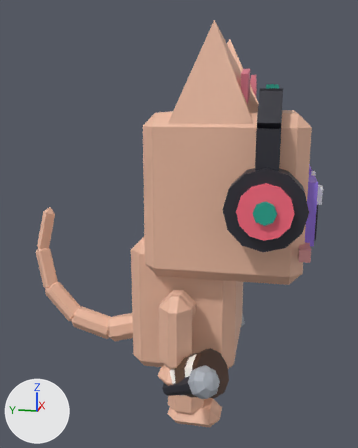
The FBX model assets/cat-cafe/exports/CatCafe_Cat_Sphynx_Work.fbx, before and after one commit.
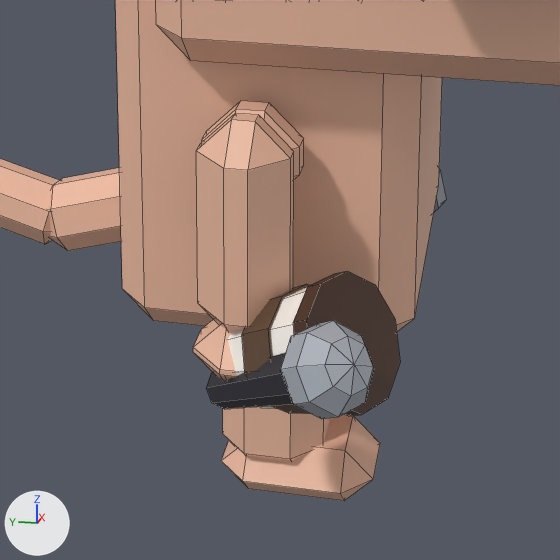
Each version appears first whole from a camera (50 mm lens) standing at (-0.02534, -0.0049, 0.01693) and looking at (0.00088, 0.00035, 0.01038), and next in a close-up on the part from 25% to 79% of the width and 57% to 100% of the height. The lights are fixed; the arrows at lower left show +X, +Y and +Z. The first two pictures are the older version. The close-ups show mesh edges as thin lines. Where no turn or scale is listed for an object, it has been applied to the vertices.

Before the edit, the objects in view are built like this:
```python
me_catcafe_cat_sphynx_work_body = bpy.data.meshes.new('CatCafe_Cat_Sphynx_Work_Body')
me_catcafe_cat_sphynx_work_body.from_pydata(...)  # 72 vertices, 78 faces; spans x -0.00465..0.00466, y -0.00318..0.00204, z 0.00361..0.01045
me_catcafe_cat_sphynx_work_body.materials.append(mat_catcafe_palette)
me_catcafe_cat_sphynx_work_held_entertainer = bpy.data.meshes.new('CatCafe_Cat_Sphynx_Work_Held_Entertainer')
me_catcafe_cat_sphynx_work_held_entertainer.from_pydata(...)  # 50 vertices, 50 faces; spans x -0.00262..0.00013, y -0.00222..0.00068, z -0.001..0.00158
me_catcafe_cat_sphynx_work_held_entertainer.materials.append(mat_catcafe_palette)
me_catcafe_cat_sphynx_work_legb2 = bpy.data.meshes.new('CatCafe_Cat_Sphynx_Work_LegB2')
me_catcafe_cat_sphynx_work_legb2.from_pydata(...)  # 40 vertices, 44 faces; spans x -0.00109..0.00109, y -0.0019..0.00095, z -0.00418..0.0
me_catcafe_cat_sphynx_work_legb2.materials.append(mat_catcafe_palette)
ob_catcafe_cat_sphynx_work_body = bpy.data.objects.new('CatCafe_Cat_Sphynx_Work_Body', me_catcafe_cat_sphynx_work_body)
ob_catcafe_cat_sphynx_work_body.location = (0.0, 0.0, 0.0)
ob_catcafe_cat_sphynx_work_held_entertainer = bpy.data.objects.new('CatCafe_Cat_Sphynx_Work_Held_Entertainer', me_catcafe_cat_sphynx_work_held_entertainer)
ob_catcafe_cat_sphynx_work_held_entertainer.location = (-0.00451, -0.00066, 0.00437)
ob_catcafe_cat_sphynx_work_legb2 = bpy.data.objects.new('CatCafe_Cat_Sphynx_Work_LegB2', me_catcafe_cat_sphynx_work_legb2)
ob_catcafe_cat_sphynx_work_legb2.location = (-0.00162, -0.00057, 0.00418)
# also in view: 'CatCafe_Cat_Sphynx_Work_Head' at (0.0, -0.00283, 0.01273); 'CatCafe_Cat_Sphynx_Work_Tail' at (0.0003, 0.00523, 0.00725); 'CatCafe_Cat_Sphynx_Work_LegF2' at (-0.00451, -0.00066, 0.00606); 'CatCafe_Cat_Sphynx_Work_Held_Barista' at (-0.00508, -0.0017, 0.00481)
```
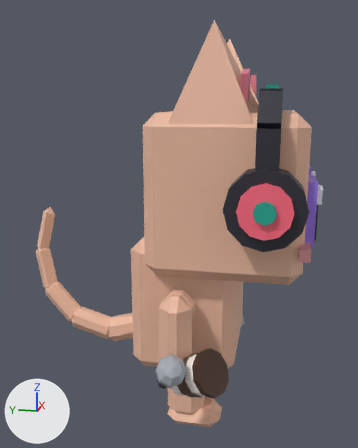
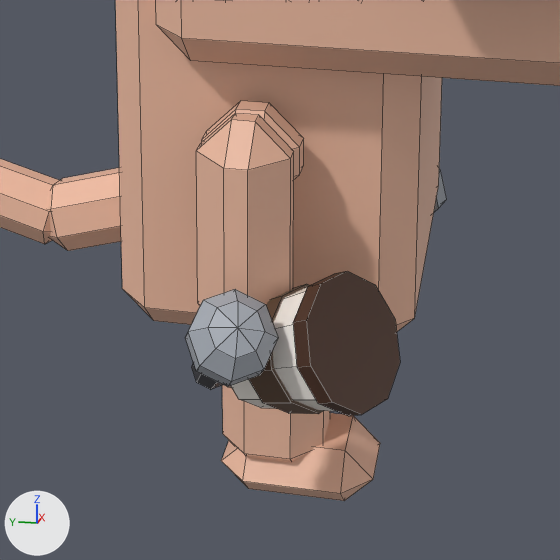
Changed parts and their boxes (x1, y1, x2, y2) in the close-ups (560 x 560 px; the box of a moved part takes in the faces that stretch with it):
'CatCafe_Cat_Sphynx_Work_Held_Entertainer', reshaped (44% narrower): before (206, 320, 374, 419); after (185, 289, 278, 390)
part 1 of me_catcafe_cat_sphynx_work_held_entertainer, moved or reshaped: before (281, 320, 374, 419); after (185, 289, 278, 387)
part 2 of me_catcafe_cat_sphynx_work_held_entertainer, added: after (192, 363, 223, 390)
part 3 of me_catcafe_cat_sphynx_work_held_entertainer, deleted: before (206, 352, 293, 409)

The change in detail:
me_catcafe_cat_sphynx_work_held_entertainer is used by ob_catcafe_cat_sphynx_work_held_entertainer; location (-0.00451, -0.00066, 0.00437).
me_catcafe_cat_sphynx_work_held_entertainer had 50 vertices, 50 faces and spanned x -0.00262..0.00013, y -0.00222..0.00068, z -0.001..0.00158.
me_catcafe_cat_sphynx_work_held_entertainer now has 50 vertices, 50 faces and spans x -0.00234..0.00027, y -0.00074..0.001, z -0.00076..0.00181.
me_catcafe_cat_sphynx_work_held_entertainer part 1: the loose piece of 34 vertices spanning x -0.00262..-0.00126, y -0.00222..-0.00086, z 0.00026..0.00158 is multiplied about its middle by the matrix ((0.626, 0.739, 0.247), (-0.615, 0.663, -0.427), (-0.48, 0.115, 0.87)), then moved by (0.00027, 0.00151, 0.00019).
me_catcafe_cat_sphynx_work_held_entertainer part 2: a new loose piece of 16 vertices spanning x -0.00175..0.00027, y -0.00036..0.001, z -0.00076..0.00124, in mat_catcafe_palette.
Part 3, on me_catcafe_cat_sphynx_work_held_entertainer:
16 vertices are removed from x -0.00212..0.00013, y -0.00169..0.00068, z -0.001..0.00112.
10 faces are deleted.
